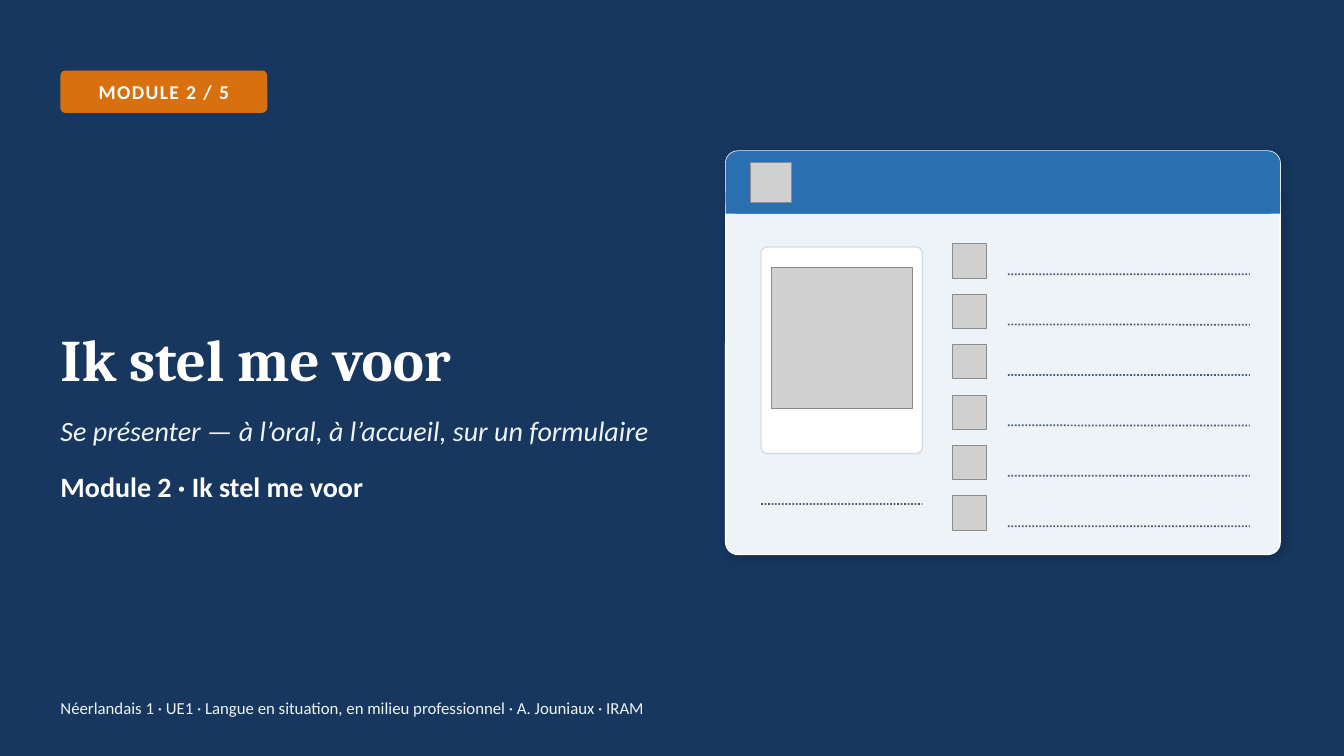
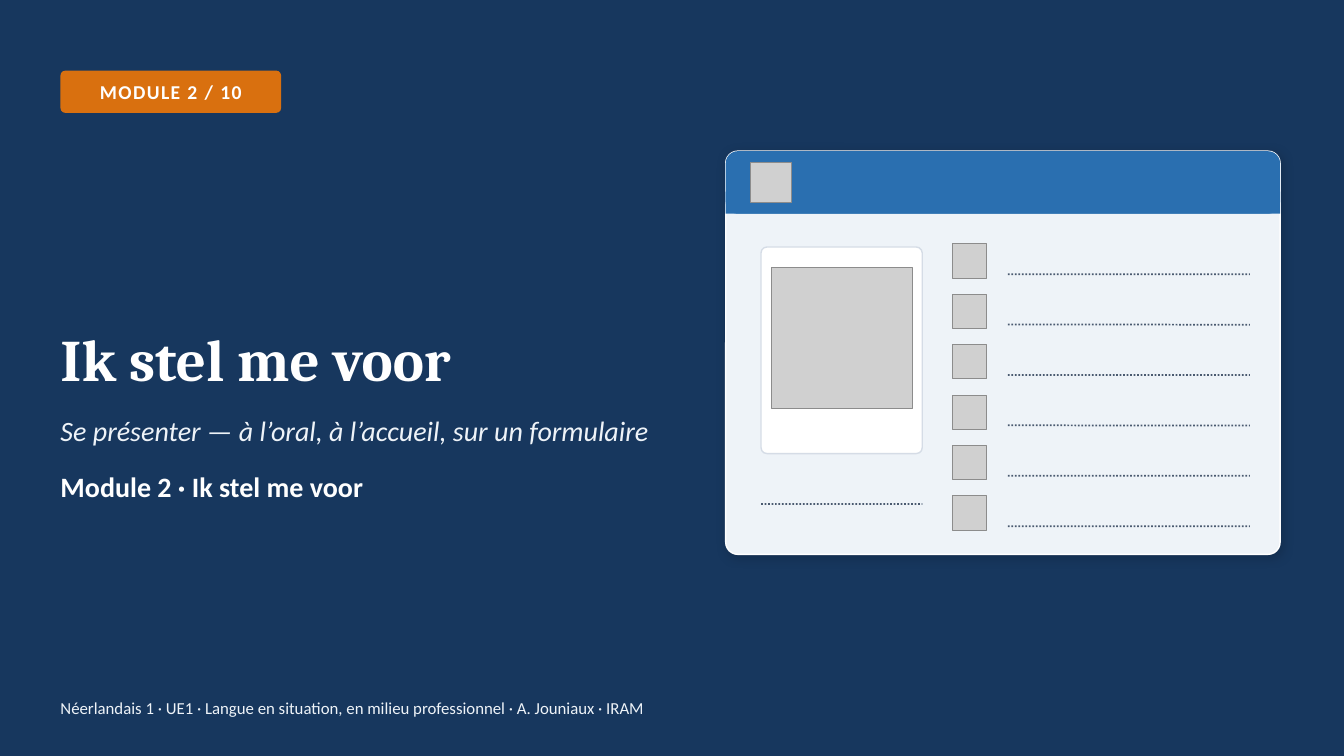
Before and after one commit to ajouniaux/talenleren, a slide deck: slide 1 of neerlandais1/powerpoints/Module_2_Ik_stel_me_voor.pptx. Drawn at 1344x756 pixels with LibreOffice and Linux fonts; fonts in the diff are those of the drawing; grey boxes stand for pictures. Boxes give left, top, right and bottom in pixels: in the first picture for what was removed or moved away, otherwise in the second. Text is boxed around its words. In the diff, an @@ line names an element or a change of style, - is before the commit and + after.

```diff
--- a/neerlandais1/powerpoints/Module_2_Ik_stel_me_voor.pptx
+++ b/neerlandais1/powerpoints/Module_2_Ik_stel_me_voor.pptx
@@ rounded rectangle "MODULE 2 / 10": place and size @@
-rounded rectangle "MODULE 2 / 10" at bbox=[60, 71, 267, 113]
+rounded rectangle "MODULE 2 / 10" at bbox=[60, 71, 281, 113]
@@ text in rounded rectangle at bbox=[100, 86, 241, 99]: text changed @@
-MODULE 2 / 5
+MODULE 2 / 10
```
Also in this commit, not shown: 20 other files.
